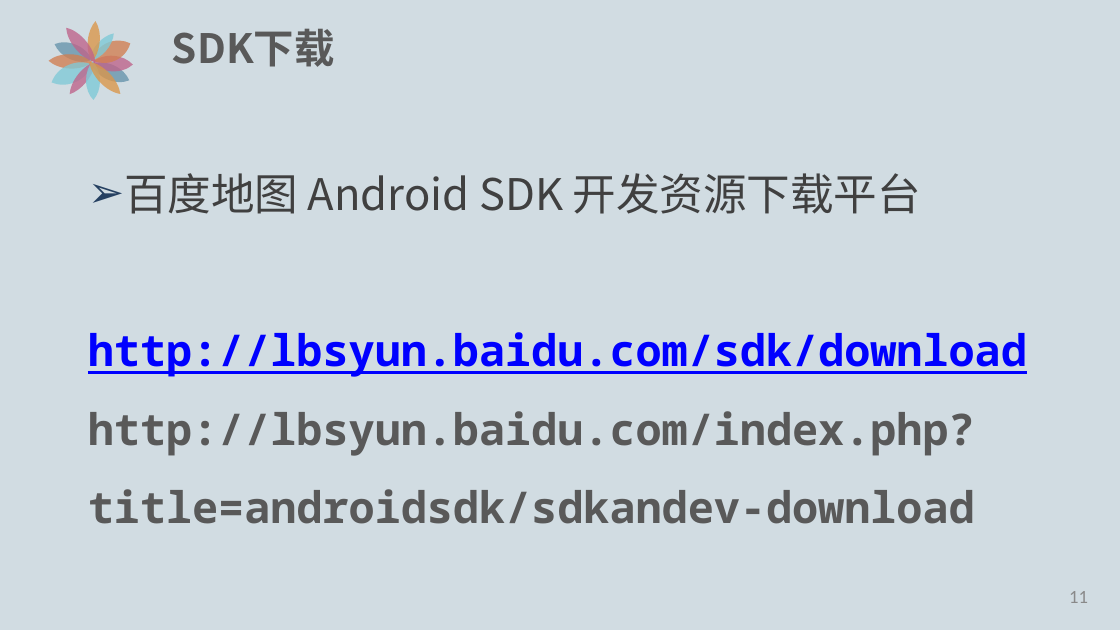
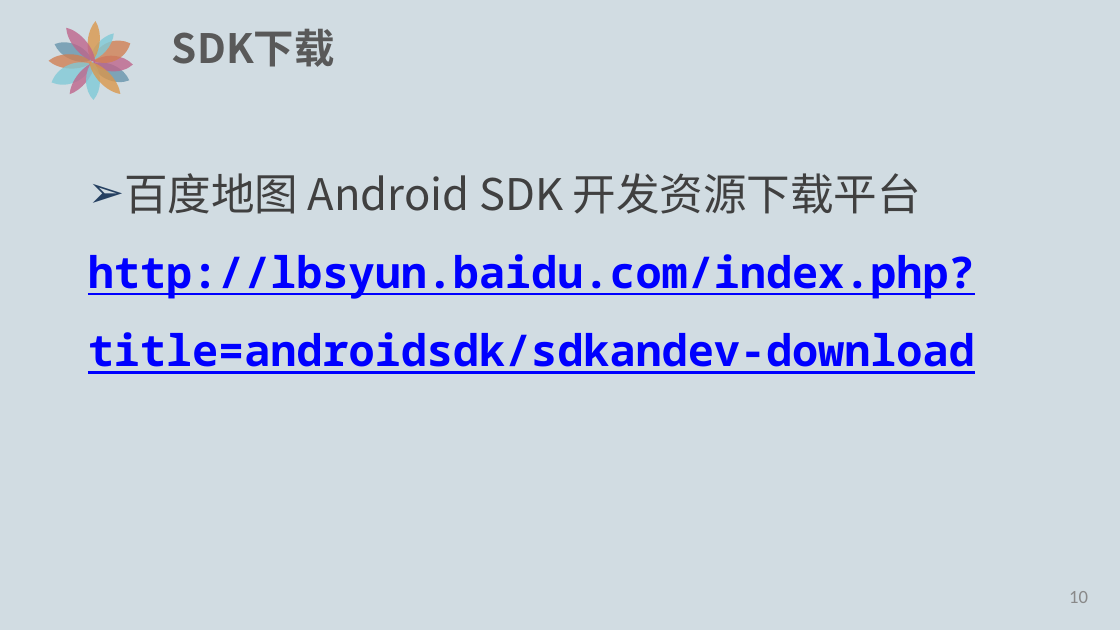
Before and after one commit to edu2act/course-Android-Integrated-Application, a slide deck: slide 11 of ch04-BaiduMap/百度地图PPT/4.1-百度地图简介.pptx (slide 12 before the commit). Drawn at 1120x630 pixels with LibreOffice and Linux fonts; fonts in the diff are those of the drawing. Boxes give left, top, right and bottom in pixels: in the first picture for what was removed or moved away, otherwise in the second. Text is boxed around its words. In the diff, an @@ line names an element or a change of style, - is before the commit and + after.

```diff
--- a/ch04-BaiduMap/百度地图PPT/4.1-百度地图简介.pptx
+++ b/ch04-BaiduMap/百度地图PPT/4.1-百度地图简介.pptx
@@ text at bbox=[88, 254, 975, 374]: text colour #595959 to #0000FF, underline on in "http://lbsyun.baidu.com/index.php?title=androidsdk/sdkandev- ..." @@
@@ text at bbox=[88, 332, 1027, 377]: paragraph removed @@
-http://lbsyun.baidu.com/sdk/download
@@ page number at bbox=[1069, 591, 1088, 603]: text changed @@
-11
+10
```
Also in this commit, not shown: 3 other slides changed, 1 slide removed, 3 other files.
